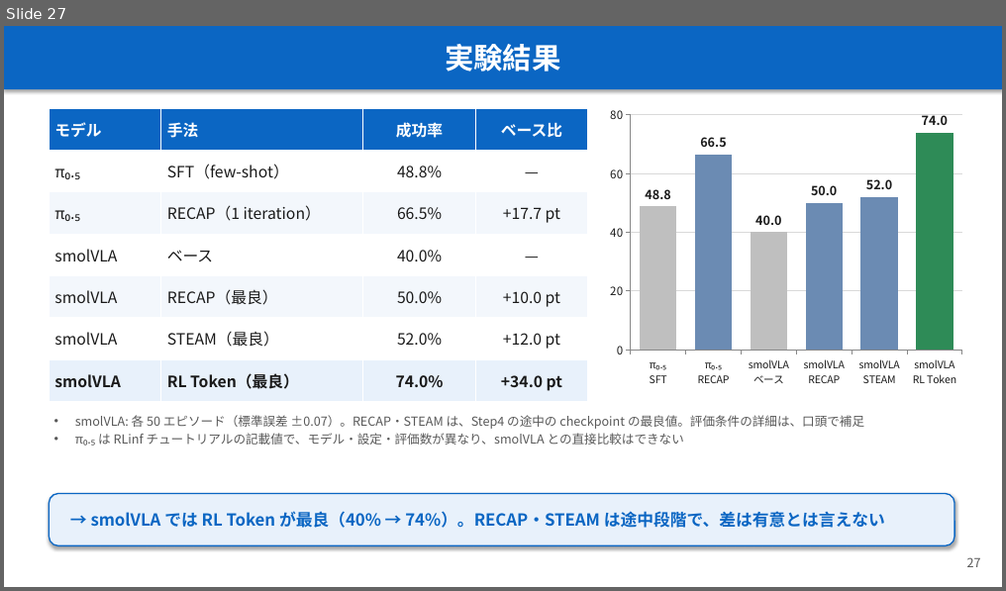
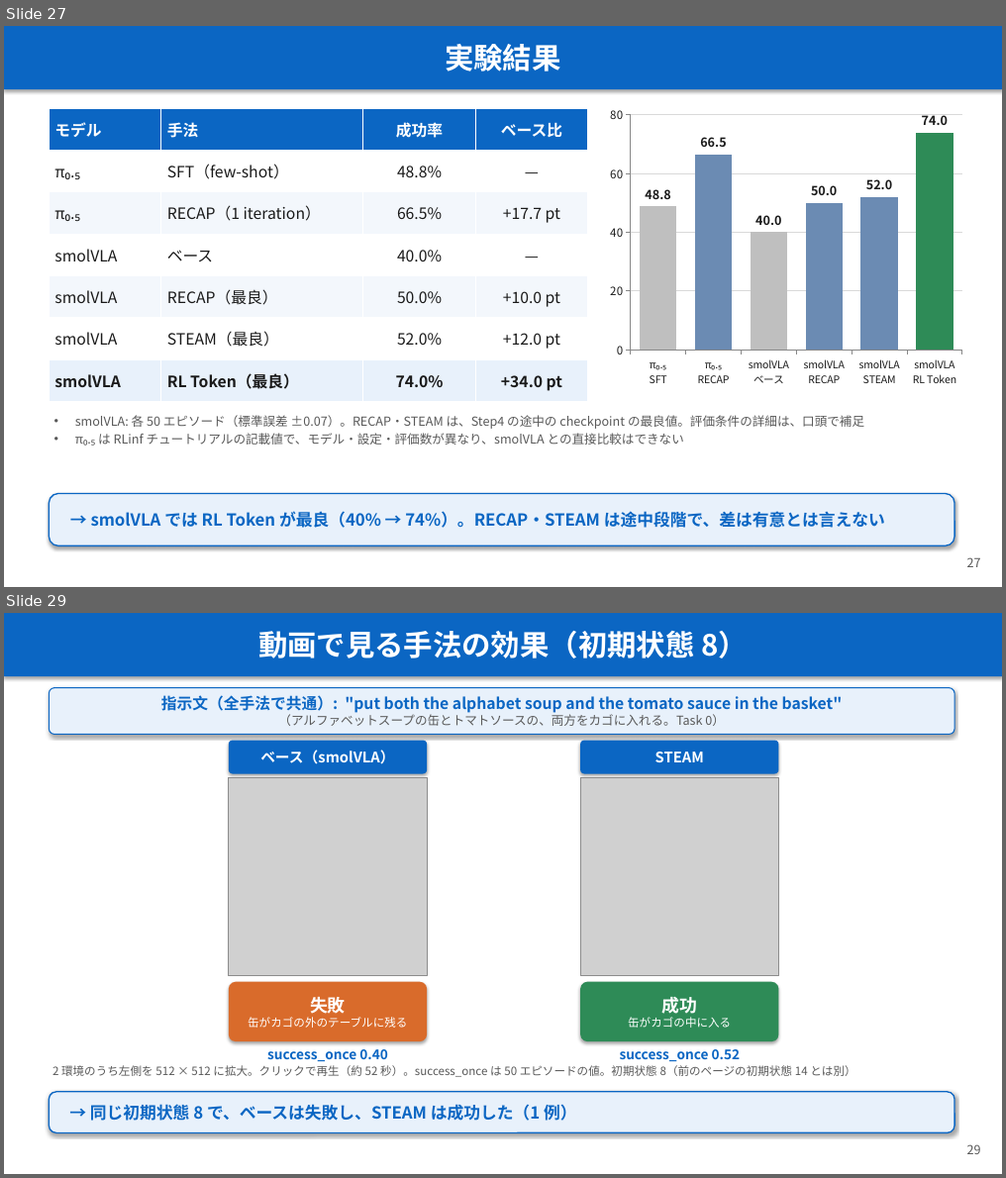
Before and after one commit to Junhand/libero_RL, a slide deck: docs/RECAP_STEAM_RLToken.pptx. Shown one above the other, each under a label of ours: slide 27 before the commit, slides 27 and 29 after it; the slides between them are not shown. The pictures are 1006x591 and 1006x1178 pixels, drawn with LibreOffice and Linux fonts; fonts in the diff are those of the drawing; grey boxes stand for pictures. Boxes give left, top, right and bottom in pixels: in the first picture for what was removed or moved away, otherwise in the second. Text is boxed around its words. In the diff, an @@ line names an element or a change of style, - is before the commit and + after.

```diff
--- a/docs/RECAP_STEAM_RLToken.pptx
+++ b/docs/RECAP_STEAM_RLToken.pptx
@@ slide 29 added at box(4, 613, 1002, 1174), background #FFFFFF @@
@@ rectangle added at box(4, 613, 1002, 676), fill #0B66C3, 28 pt, text #FFFFFF, bold @@
+動画で見る手法の効果（初期状態 8）
@@ rounded rectangle added at box(49, 688, 954, 735), fill #E8F1FB, outline #0B66C3 1 pt, 15 pt, text #0B66C3, bold @@
+指示文（全手法で共通）: "put both the alphabet soup and the tomato sauce in the basket"
+（アルファベットスープの缶とトマトソースの、両方をカゴに入れる。Task 0）
@@ rounded rectangle added at box(229, 741, 427, 774), fill #0B66C3, 14 pt, text #FFFFFF, bold @@
+ベース（smolVLA）
@@ rounded rectangle added at box(580, 741, 779, 774), fill #0B66C3, 14 pt, text #FFFFFF, bold @@
+STEAM
@@ picture added at box(229, 777, 427, 976) @@
@@ picture added at box(580, 777, 779, 976) @@
@@ rounded rectangle added at box(229, 982, 427, 1042), fill #D96B2B, 11 pt, text #FFFFFF @@
+失敗
+缶がカゴの外のテーブルに残る
@@ rounded rectangle added at box(580, 982, 779, 1042), fill #2E8B57, 11 pt, text #FFFFFF @@
+成功
+缶がカゴの中に入る
@@ text added at box(267, 1050, 388, 1061), 13 pt, text #0B66C3, bold @@
+success_once 0.40
@@ text added at box(620, 1050, 741, 1061), 13 pt, text #0B66C3, bold @@
+success_once 0.52
@@ text added at box(53, 1065, 855, 1077), 11 pt, text #595959 @@
+2 環境のうち左側を 512 × 512 に拡大。クリックで再生（約 52 秒）。success_once は 50 エピソードの値。初期状態 8（前のページの初期状態 14 とは別）
@@ rounded rectangle added at box(49, 1092, 954, 1134), fill #E8F1FB, outline #0B66C3 1.25 pt, 16 pt, text #0B66C3, bold @@
+→ 同じ初期状態 8 で、ベースは失敗し、STEAM は成功した（1 例）
@@ text added at box(967, 1145, 981, 1155), 12 pt, text #595959 @@
+29
```
Also in this commit, not shown: 4 slides changed, 7 other files.
